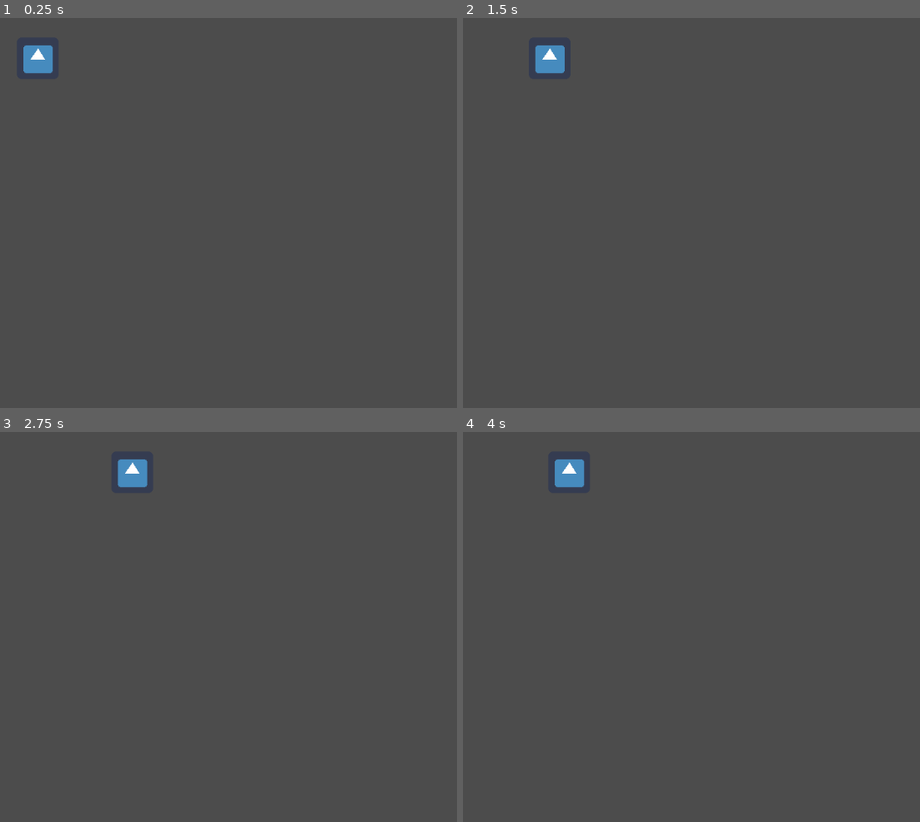
Above: before the commit, frames 1-4 (two rows, left to right).
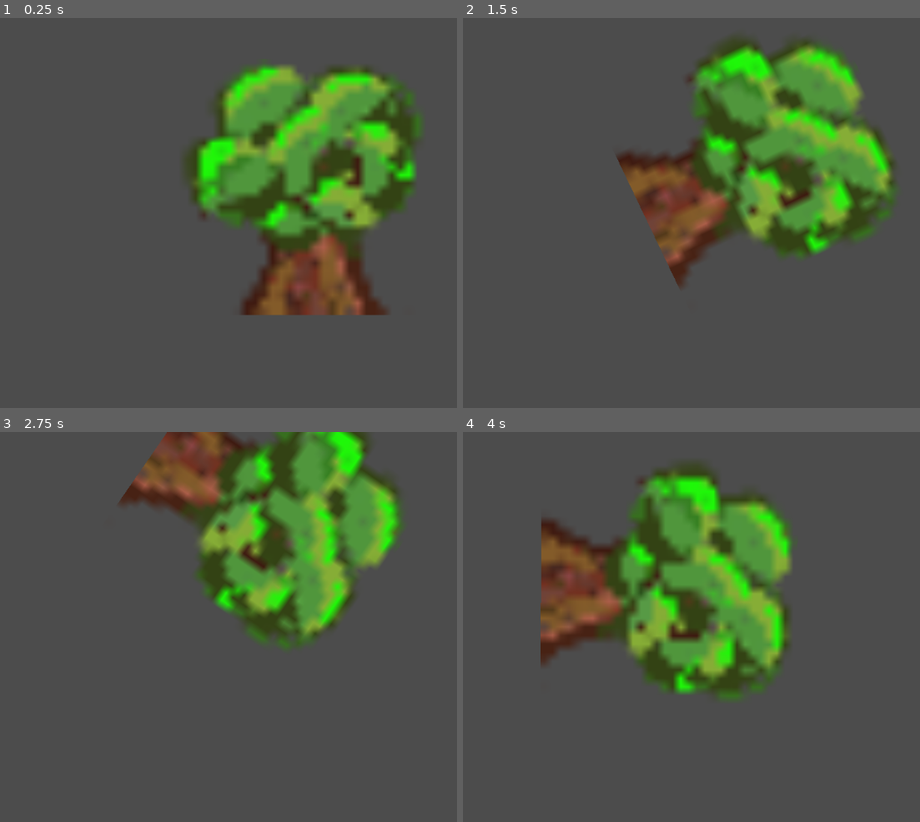
Above: after the commit, the same moments.

Repository: GoksuBay/GGJ
Game: Godot game, scene res://Node2D.tscn
Two runs of this game, one before a commit and one after it. Both use one fixed random seed, a clock stepped at 60 frames per second and the inputs below. The engine's default icon, where the game draws it, is replaced by a stand-in: a white triangle on a blue panel in a dark square.
Inputs:
- Up to frame 1 (0.25 s): no input
- Up to frame 2 (1.5 s): tap Enter at 0.5 s; hold Right (ui_right) 0.53-1.28 s; hold Down (ui_down) from 1.28 s (still down)
- Up to frame 3 (2.75 s): release Down (ui_down) at 2.03 s; hold Right (ui_right) from 2.03 s (still down)
- Up to frame 4 (4 s): release Right (ui_right) at 2.78 s; hold Up (ui_up) 2.78-3.53 s; hold Left (ui_left) from 3.53 s (still down)

The runs differ from the first frame. In frame 1, 24% of the frame differs, in the area x 5-93%, y 7-77%; in frame 2, 24%, in the area x 15-95%, y 4-70%; in frame 3, 22%; in frame 4, 24%.

Commit message:
dsadsad

Diff:
--- /dev/null
+++ b/TestGGJ/Earth.gd
@@ -0,0 +1,24 @@
+extends KinematicBody2D
+
+export (int) var speed = 200
+export (float) var rotation_speed = 1.5
+
+var velocity = Vector2()
+var rotation_dir = 0
+
+func get_input():
+	rotation_dir = 0
+	velocity = Vector2()
+	if Input.is_action_pressed('ui_right'):
+		rotation_dir += 1
+	if Input.is_action_pressed('ui_left'):
+		rotation_dir -= 1
+	if Input.is_action_pressed('ui_down'):
+		velocity = Vector2(-speed, 0).rotated(rotation)
+	if Input.is_action_pressed('ui_up'):
+		velocity = Vector2(speed, 0).rotated(rotation)
+
+func _physics_process(delta):
+	get_input()
+	rotation += rotation_dir * rotation_speed * delta
+	velocity = move_and_slide(velocity)
--- a/TestGGJ/KinematicBody2D.gd
+++ b/TestGGJ/KinematicBody2D.gd
@@ -12,10 +12,15 @@
 func _physics_process(delta):
 	if Input.is_action_pressed("ui_right"):
 		motion.x = 100;
+		$AnimatedSprite.flip_h = false
+		$AnimatedSprite.play("k_sag")
 	elif Input.is_action_pressed("ui_left"):
 		motion.x=-100
+		$AnimatedSprite.flip_h = true
+		$AnimatedSprite.play("k_sag")
 	else:
 		motion.x=0
+		$AnimatedSprite.play("sabit")
 
 	move_and_slide(motion)
 	pass
--- /dev/null
+++ b/TestGGJ/Node2D.gd
@@ -0,0 +1,37 @@
+extends Node2D
+
+var numofPeople
+var temperature
+var alert
+
+# Declare member variables here. Examples:
+# var a = 2
+# var b = "text"
+
+
+# Called when the node enters the scene tree for the first time.
+func _ready():
+	numofPeople = 0
+	temperature = 21
+	pass # Replace with function body.
+
+func temp_event(numofPeople):
+	if numofPeople > 100:
+		temperature = 26
+	if numofPeople > 500:
+		temperature = 33
+	if numofPeople > 1000:
+		temperature = 40
+	if numofPeople > 2000:
+		temperature = 46
+	if numofPeople > 5000:
+		temperature = 52
+	if numofPeople > 10000:
+		temperature = 63
+		pass
+
+func _physics_process(delta):
+	numofPeople += 1
+	temp_event(numofPeople)
+	print(numofPeople , "\n" , temperature)
+	pass
--- a/TestGGJ/Node2D.tscn
+++ b/TestGGJ/Node2D.tscn
@@ -1,22 +1,25 @@
-[gd_scene load_steps=4 format=2]
+[gd_scene load_steps=5 format=2]
 
-[ext_resource path="res://icon.png" type="Texture" id=1]
-[ext_resource path="res://KinematicBody2D.gd" type="Script" id=2]
+[ext_resource path="res://testanim/IMG_0426 (1).PNG" type="Texture" id=1]
+[ext_resource path="res://Earth.gd" type="Script" id=2]
+[ext_resource path="res://Node2D.gd" type="Script" id=3]
 
-[sub_resource type="SpriteFrames" id=1]
-animations = [ {
-"frames": [ ExtResource( 1 ) ],
-"loop": true,
-"name": "Sabit",
-"speed": 5.0
-} ]
+[sub_resource type="RectangleShape2D" id=1]
+extents = Vector2( 207.631, 198.263 )
 
 [node name="Node2D" type="Node2D"]
+script = ExtResource( 3 )
 
-[node name="KinematicBody2D" type="KinematicBody2D" parent="."]
+[node name="Earth" type="KinematicBody2D" parent="."]
+position = Vector2( 476.316, 259.211 )
 script = ExtResource( 2 )
 
-[node name="AnimatedSprite" type="AnimatedSprite" parent="KinematicBody2D"]
-position = Vector2( 58, 62 )
-frames = SubResource( 1 )
-animation = "Sabit"
+[node name="Sprite" type="Sprite" parent="Earth"]
+position = Vector2( -208.421, -195.789 )
+scale = Vector2( 13.0888, 12.3003 )
+texture = ExtResource( 1 )
+centered = false
+
+[node name="CollisionShape2D" type="CollisionShape2D" parent="Earth"]
+position = Vector2( 0, -3.05176e-05 )
+shape = SubResource( 1 )
Binary file added: TestGGJ/1.png
Not shown, added: TestGGJ/1.png.import
Not shown, added: TestGGJ/testanim/1.png.import
Not shown, added: TestGGJ/testanim/2.png.import
Not shown, added: TestGGJ/testanim/3.png.import
Not shown, added: TestGGJ/testanim/4.png.import
Not shown, added: TestGGJ/testanim/5.png.import
Not shown, added: TestGGJ/testanim/6.png.import
Binary file added: TestGGJ/testanim/IMG_0426 (1).PNG
Not shown, added: TestGGJ/testanim/IMG_0426 (1).PNG.import
